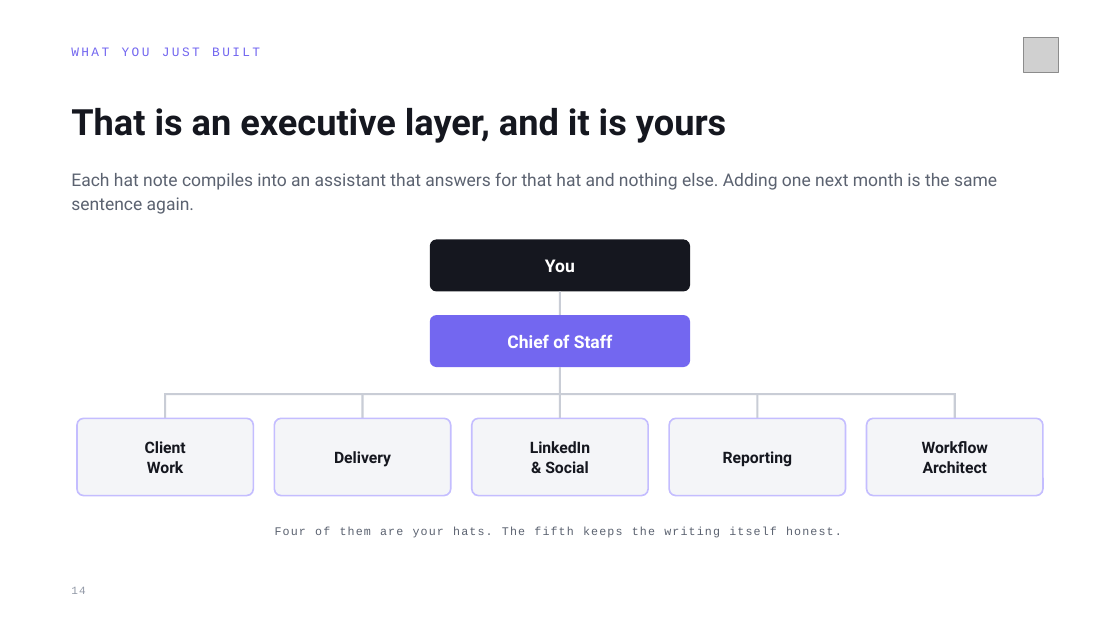
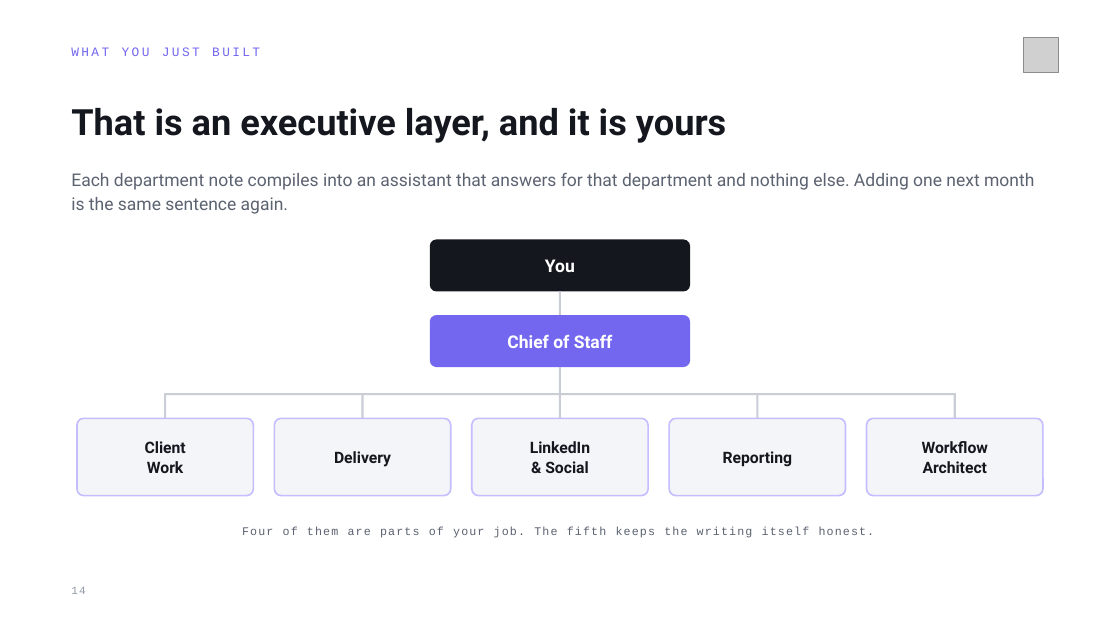
Before and after one commit to MeshPro-iPaaS/ai-ops-framework, a slide deck: slide 14 of docs/Your AI Second Brain — a hands-on hour.pptx. Drawn at 1120x630 pixels with LibreOffice and Linux fonts; fonts in the diff are those of the drawing; grey boxes stand for pictures. Boxes give left, top, right and bottom in pixels: in the first picture for what was removed or moved away, otherwise in the second. Text is boxed around its words. In the diff, an @@ line names an element or a change of style, - is before the commit and + after.

```diff
--- a/docs/Your AI Second Brain — a hands-on hour.pptx
+++ b/docs/Your AI Second Brain — a hands-on hour.pptx
@@ text at [71,172,1034,214]: text changed @@
-Each hat note compiles into an assistant that answers for that hat and nothing else. Adding one next month is the same sentence again.
+Each department note compiles into an assistant that answers for that department and nothing else. Adding one next month is the same sentence again.
@@ text at [242,527,875,538]: text changed @@
-Four of them are your hats. The fifth keeps the writing itself honest.
+Four of them are parts of your job. The fifth keeps the writing itself honest.
```
Also in this commit, not shown: 5 other slides changed, 4 other files.
